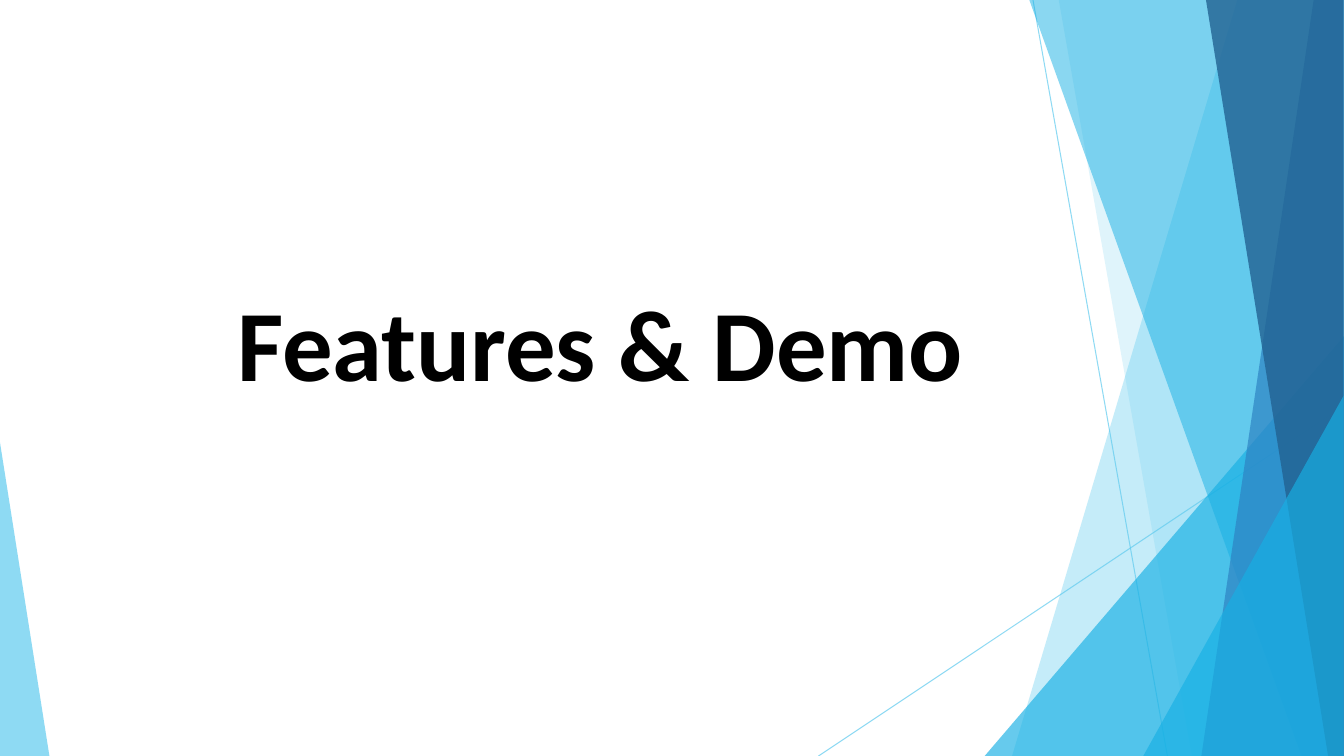
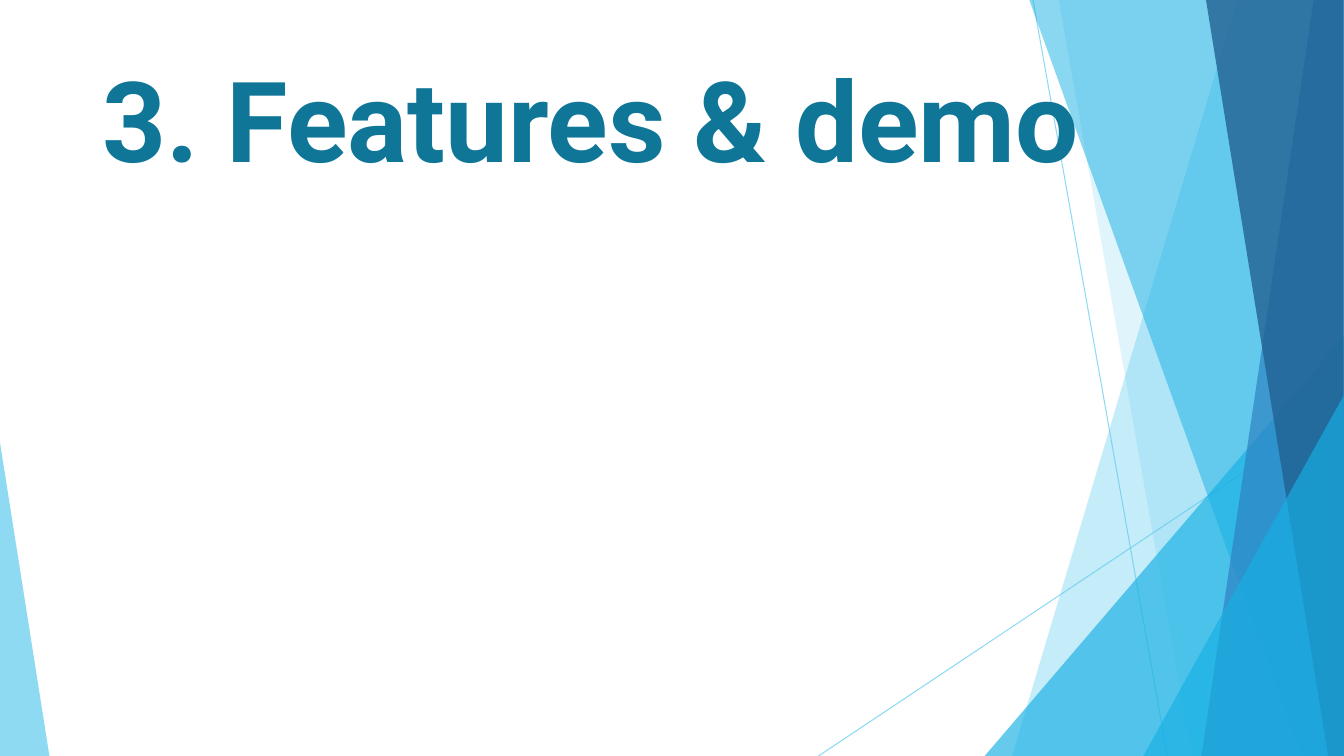
Before and after one commit to linhmimoza/Hospital_PortalExtra, a slide deck: slide 14 of Hospital.pptx. Drawn at 1344x756 pixels with LibreOffice and Linux fonts; fonts in the diff are those of the drawing. Boxes give left, top, right and bottom in pixels: in the first picture for what was removed or moved away, otherwise in the second. Text is boxed around its words. In the diff, an @@ line names an element or a change of style, - is before the commit and + after.

```diff
--- a/Hospital.pptx
+++ b/Hospital.pptx
@@ text at (102,59,1079,188): text changed; size 72 to 80 pt; font Calibri to Roboto; text colour #000000 to #0F7698 @@
-Features & Demo
+3. Features & demo
```
Also in this commit, not shown: 10 other slides changed, 4 slides added, 8 slides removed.
